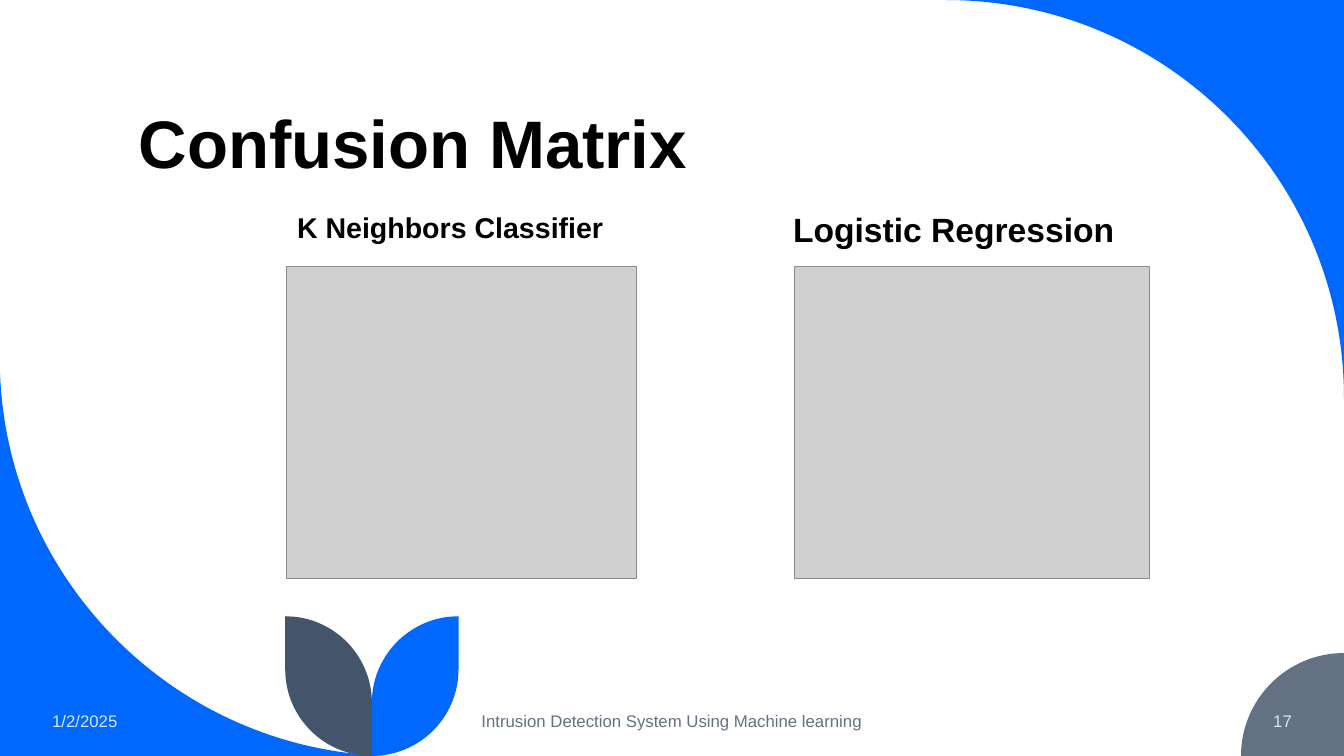
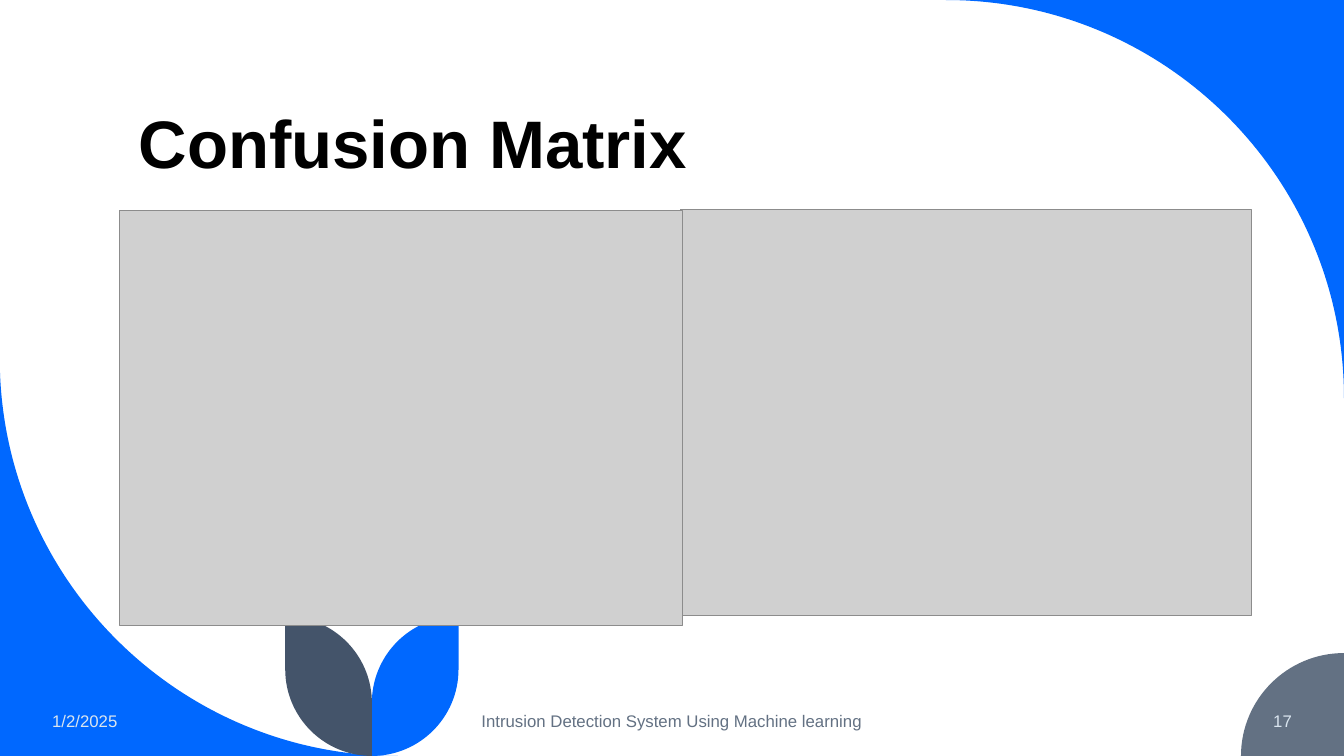
Before and after one commit to ayushale/MSc_Dissertation_Project, a slide deck: slide 17 of PresentationSlides/240016074_AyushAle_Presentation_Prevention of cyber-attack using Intrusion detection system with Machine Learning Algorithmppt.pptx. Drawn at 1344x756 pixels with LibreOffice and Linux fonts; fonts in the diff are those of the drawing; grey boxes stand for pictures. Boxes give left, top, right and bottom in pixels: in the first picture for what was removed or moved away, otherwise in the second. Text is boxed around its words. In the diff, an @@ line names an element or a change of style, - is before the commit and + after.

```diff
--- a/PresentationSlides/240016074_AyushAle_Presentation_Prevention of cyber-attack using Intrusion detection system with Machine Learning Algorithmppt.pptx
+++ b/PresentationSlides/240016074_AyushAle_Presentation_Prevention of cyber-attack using Intrusion detection system with Machine Learning Algorithmppt.pptx
@@ picture added at box(120, 211, 683, 626) @@
@@ text removed at box(297, 217, 604, 243) @@
-K Neighbors Classifier
@@ picture added at box(682, 210, 1252, 616) @@
@@ text removed at box(793, 217, 1114, 249) @@
-Logistic Regression
@@ picture removed at box(287, 267, 637, 579) @@
@@ picture removed at box(796, 267, 1150, 579) @@
```
Also in this commit, not shown: 4 other slides changed, 1 other file.
